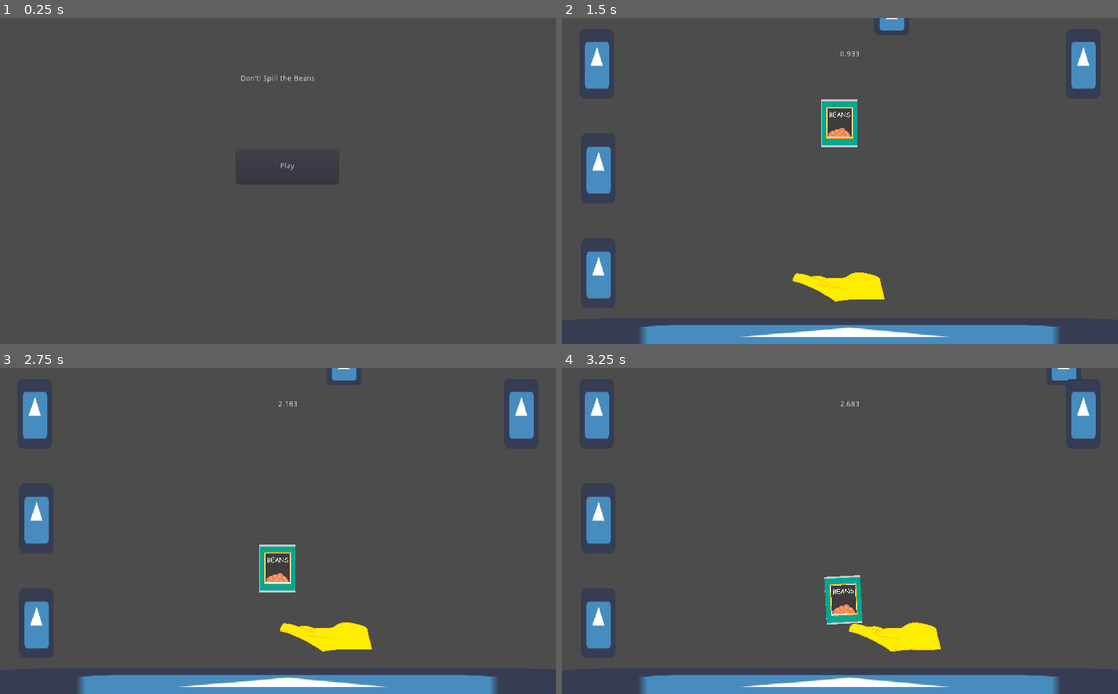
Above: before the commit, frames 1-4 (two rows, left to right).
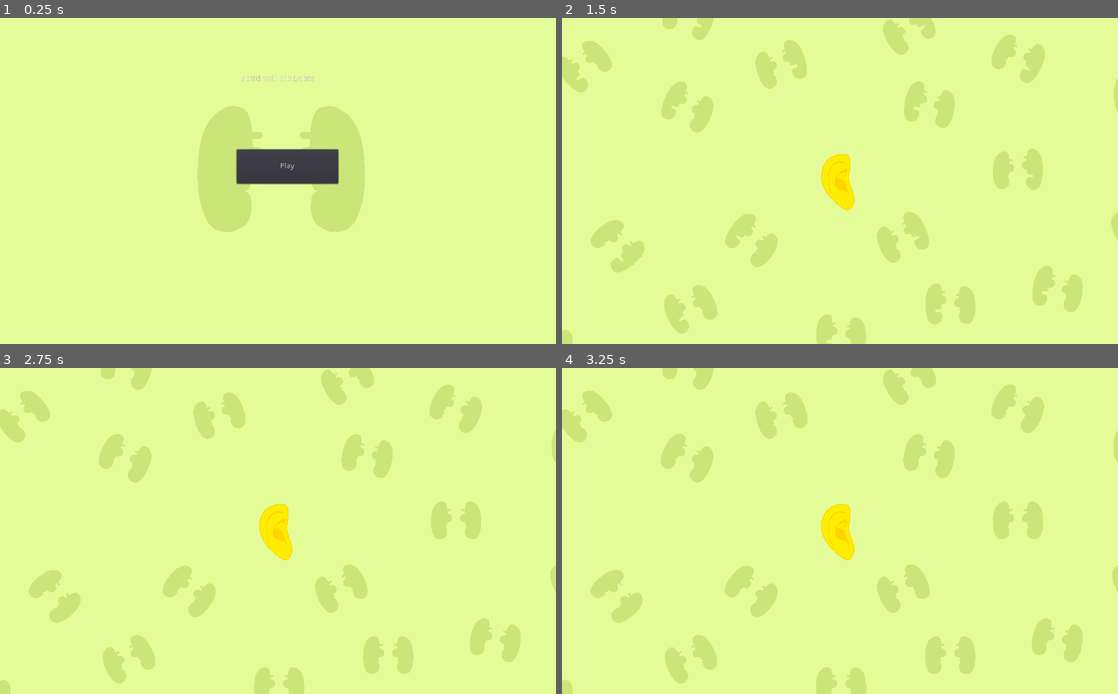
Above: after the commit, the same moments.

Repository: FyshStyx/SpillTheBeans
Game: Godot game, scene res://MainMenu.tscn
Two runs of this game, one before a commit and one after it. Both use one fixed random seed, a clock stepped at 60 frames per second and the inputs below. The engine's default icon, where the game draws it, is replaced by a stand-in: a white triangle on a blue panel in a dark square.
Inputs:
- Up to frame 1 (0.25 s): no input
- Up to frame 2 (1.5 s): click "Play" at 0.5 s; hold D (movement_right) from 1.28 s (still down)
- Up to frame 3 (2.75 s): release D (movement_right) at 2.03 s; hold A (movement_left) from 2.03 s (still down)
- Up to frame 4 (3.25 s): release A (movement_left) at 2.78 s; hold D (movement_right) from 2.78 s (still down)

The runs differ from the first frame. In frame 1, 98% of the frame differs, in the area x 0-100%, y 0-100%; in frame 2, 100%; in frame 3, 100%; in frame 4, 100%.

Commit message:
spruced up start screen

Diff:
--- a/beans/MainMenu.tscn
+++ b/beans/MainMenu.tscn
@@ -1,11 +1,21 @@
-[gd_scene load_steps=2 format=2]
+[gd_scene load_steps=4 format=2]
 
 [ext_resource path="res://Scripts/MainMenu.gd" type="Script" id=1]
+[ext_resource path="res://Scenes/BackoConversation.tscn" type="PackedScene" id=2]
+[ext_resource path="res://Sprites/background.png" type="Texture" id=3]
 
 [node name="Main menu" type="Control"]
 anchor_right = 1.0
 anchor_bottom = 1.0
 script = ExtResource( 1 )
+
+[node name="Background (Sprite)" type="Sprite" parent="."]
+position = Vector2( 512, 300 )
+scale = Vector2( 0.3, 0.3 )
+texture = ExtResource( 3 )
+
+[node name="BackoConversation" parent="." instance=ExtResource( 2 )]
+position = Vector2( 518, 303 )
 
 [node name="Play" type="Button" parent="."]
 margin_left = 436.0
--- a/beans/Scenes/Background.tscn
+++ b/beans/Scenes/Background.tscn
@@ -57,3 +57,31 @@
 
 [node name="BackoConversation12" parent="." instance=ExtResource( 2 )]
 position = Vector2( 676.667, 786.667 )
+
+[node name="BackoConversation13" parent="." instance=ExtResource( 2 )]
+position = Vector2( 1833.33, -500 )
+
+[node name="BackoConversation14" parent="." instance=ExtResource( 2 )]
+position = Vector2( 1840, 303.333 )
+rotation = -0.436332
+
+[node name="BackoConversation15" parent="." instance=ExtResource( 2 )]
+position = Vector2( -1810, 1006.67 )
+rotation = 0.436332
+
+[node name="BackoConversation16" parent="." instance=ExtResource( 2 )]
+position = Vector2( 6.66666, 976.667 )
+
+[node name="BackoConversation17" parent="." instance=ExtResource( 2 )]
+position = Vector2( -1980, 40 )
+scale = Vector2( -1, 1 )
+
+[node name="BackoConversation18" parent="." instance=ExtResource( 2 )]
+position = Vector2( -936.667, -986.667 )
+rotation = 0.328122
+scale = Vector2( -1, 1 )
+
+[node name="BackoConversation19" parent="." instance=ExtResource( 2 )]
+position = Vector2( 436.667, -910 )
+rotation = -0.546288
+scale = Vector2( -1, 1 )
--- a/beans/Scripts/MainMenu.gd
+++ b/beans/Scripts/MainMenu.gd
@@ -1,20 +1,5 @@
 extends Control
-
-
-# Declare member variables here. Examples:
-# var a = 2
-# var b = "text"
-
-
-# Called when the node enters the scene tree for the first time.
-func _ready():
-	pass # Replace with function body.
-
-
-# Called every frame. 'delta' is the elapsed time since the previous frame.
-#func _process(delta):
-#	pass
 
 # Start the game
 func _on_Play_pressed():
-	get_tree().change_scene("res://MainScene.tscn")
+	get_tree().change_scene("res://GameScene.tscn")
